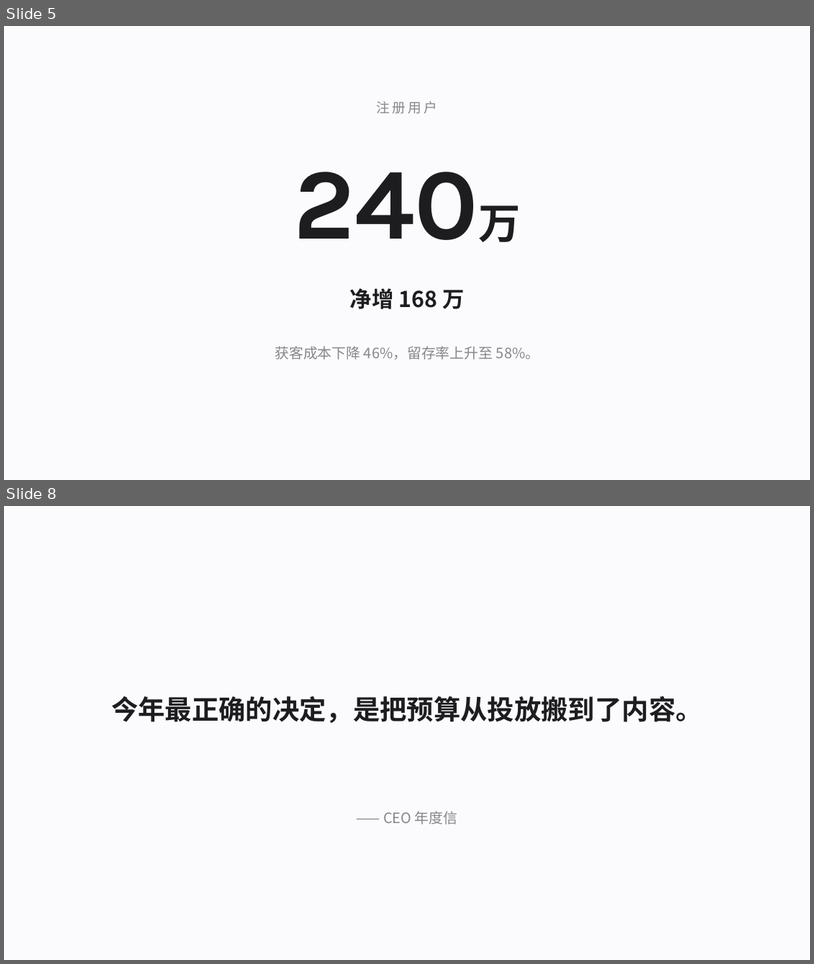
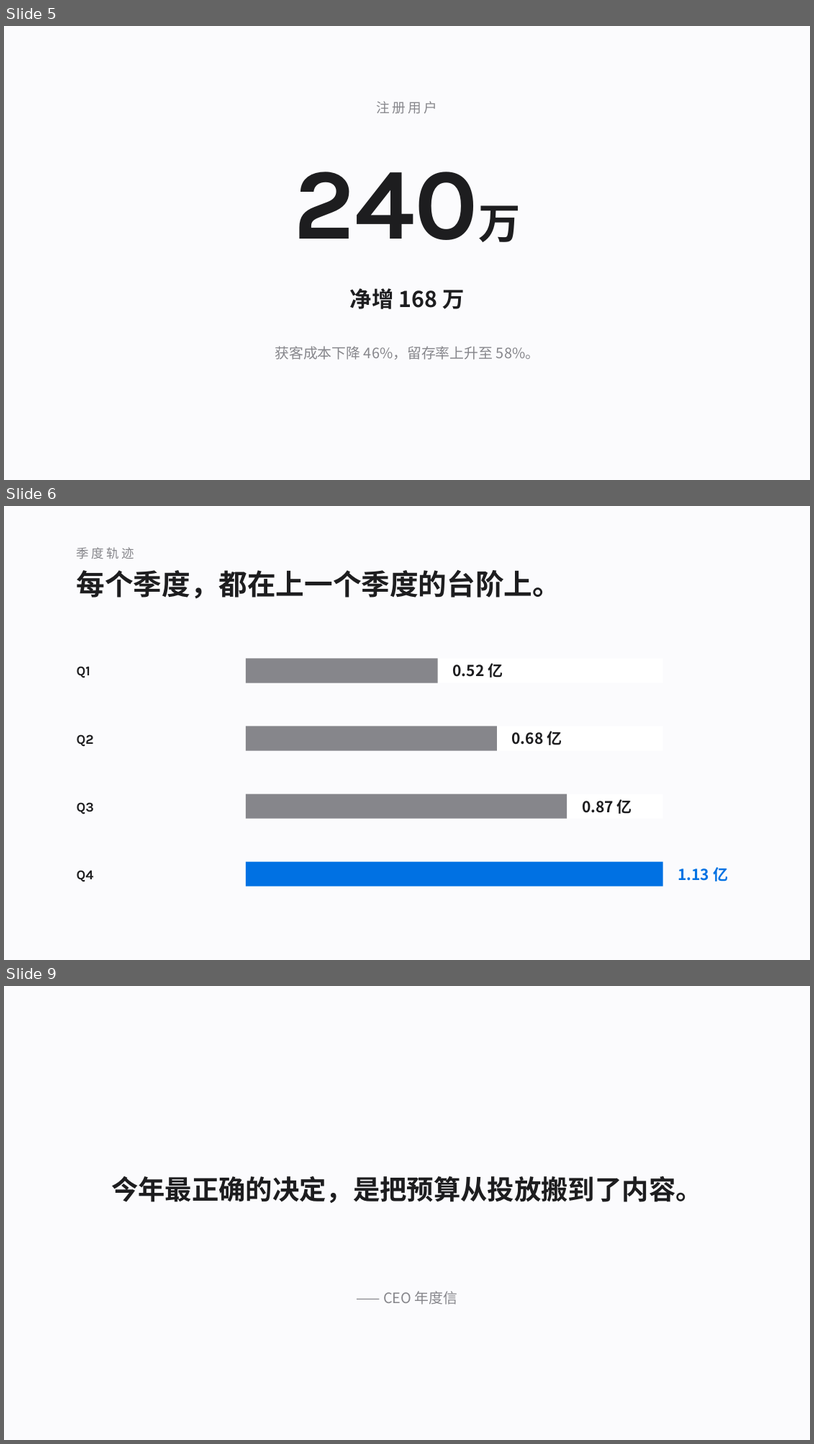
Before and after one commit to xuboboo/apple-keynote-ppt, a slide deck: assets/showcase/business-review/Annual-Review.pptx. Shown one above the other, each under a label of ours: slides 5 and 8 before the commit, slides 5, 6 and 9 after it; the slides between them are not shown. The pictures are 814x964 and 814x1444 pixels, drawn with LibreOffice and Linux fonts; fonts in the diff are those of the drawing. Boxes give left, top, right and bottom in pixels: in the first picture for what was removed or moved away, otherwise in the second. Text is boxed around its words. In the diff, an @@ line names an element or a change of style, - is before the commit and + after.

```diff
--- a/assets/showcase/business-review/Annual-Review.pptx
+++ b/assets/showcase/business-review/Annual-Review.pptx
@@ slide 6 added at <box>4,506,810,960</box>, background #FBFBFD @@
@@ text added at <box>77,547,134,559</box>, 15 pt, text #86868B @@
+季度轨迹
@@ text added at <box>77,570,561,598</box>, 34 pt, text #1D1D1F, bold @@
+每个季度，都在上一个季度的台阶上。
@@ text added at <box>77,666,90,678</box>, 16 pt, text #1D1D1F, bold @@
+Q1
@@ rectangle added at <box>246,659,664,683</box>, fill #FFFFFF @@
@@ rectangle added at <box>246,659,438,683</box>, fill #86868B @@
@@ text added at <box>453,663,503,677</box>, 18 pt, text #1D1D1F, bold @@
+0.52 亿
@@ text added at <box>77,734,94,746</box>, 16 pt, text #1D1D1F, bold @@
+Q2
@@ rectangle added at <box>246,726,664,751</box>, fill #FFFFFF @@
@@ rectangle added at <box>246,726,497,751</box>, fill #86868B @@
@@ text added at <box>512,731,562,745</box>, 18 pt, text #1D1D1F, bold @@
+0.68 亿
@@ text added at <box>77,802,94,814</box>, 16 pt, text #1D1D1F, bold @@
+Q3
@@ rectangle added at <box>246,794,664,818</box>, fill #FFFFFF @@
@@ rectangle added at <box>246,794,567,818</box>, fill #86868B @@
@@ text added at <box>582,799,633,813</box>, 18 pt, text #1D1D1F, bold @@
+0.87 亿
@@ text added at <box>77,870,94,882</box>, 16 pt, text #1D1D1F, bold @@
+Q4
@@ rectangle added at <box>246,862,664,886</box>, fill #0071E3 @@
@@ text added at <box>678,867,728,881</box>, 18 pt, text #0071E3, bold @@
+1.13 亿
@@ what was slide 8 is now slide 9 @@
```
Also in this commit, not shown: 3 slides changed, 1 other slide added, 27 other files.
